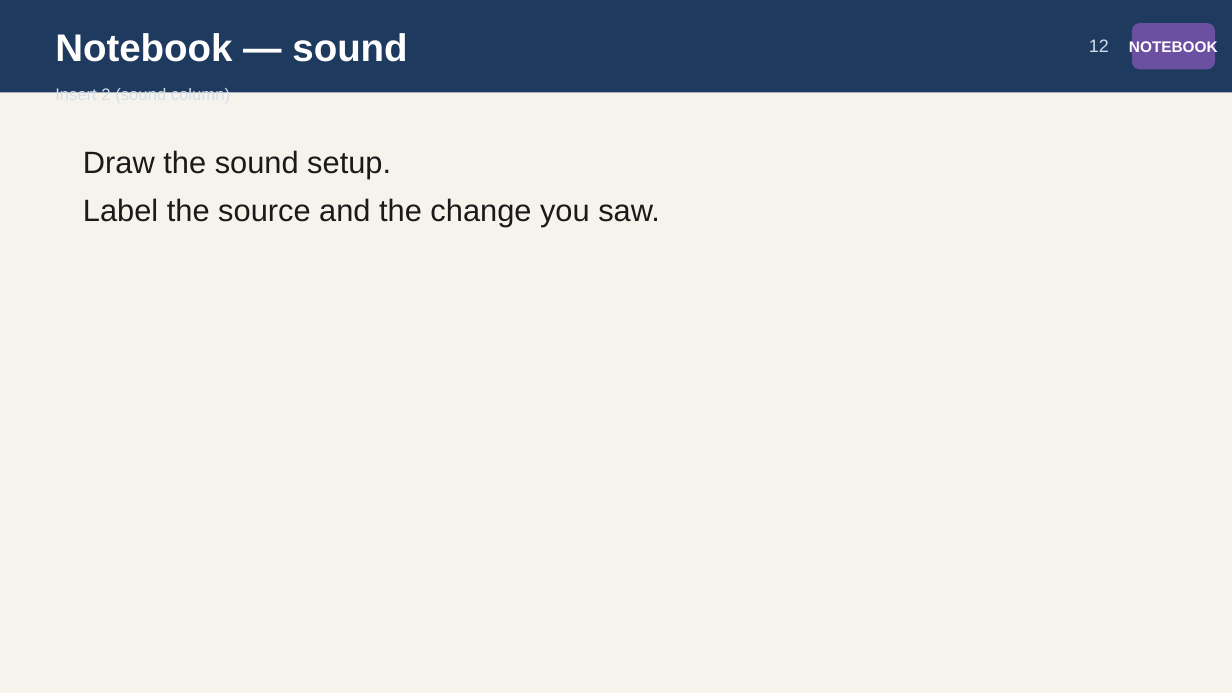
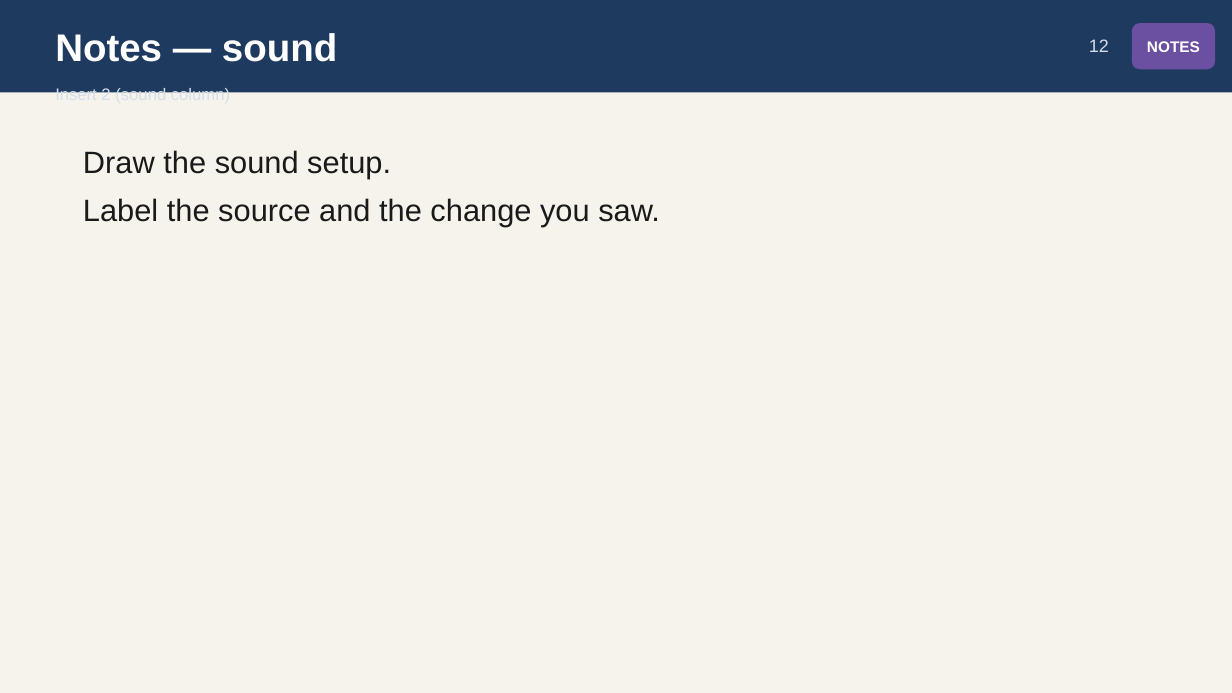
Before and after one commit to owenreagan-cyber/grade-4-energy-transfer-transformation, a slide deck: slide 12 of production/slides/04-ch4-energy-transfer-slides.pptx. Drawn at 1232x693 pixels with LibreOffice and Linux fonts; fonts in the diff are those of the drawing. Boxes give left, top, right and bottom in pixels: in the first picture for what was removed or moved away, otherwise in the second. Text is boxed around its words. In the diff, an @@ line names an element or a change of style, - is before the commit and + after.

```diff
--- a/production/slides/04-ch4-energy-transfer-slides.pptx
+++ b/production/slides/04-ch4-energy-transfer-slides.pptx
@@ text at box(55, 33, 337, 62): text changed @@
-Notebook — sound
+Notes — sound
@@ text in rounded rectangle at box(1147, 41, 1200, 52): text changed @@
-NOTEBOOK
+NOTES
```
Also in this commit, not shown: 13 other slides changed, 10 other files.
